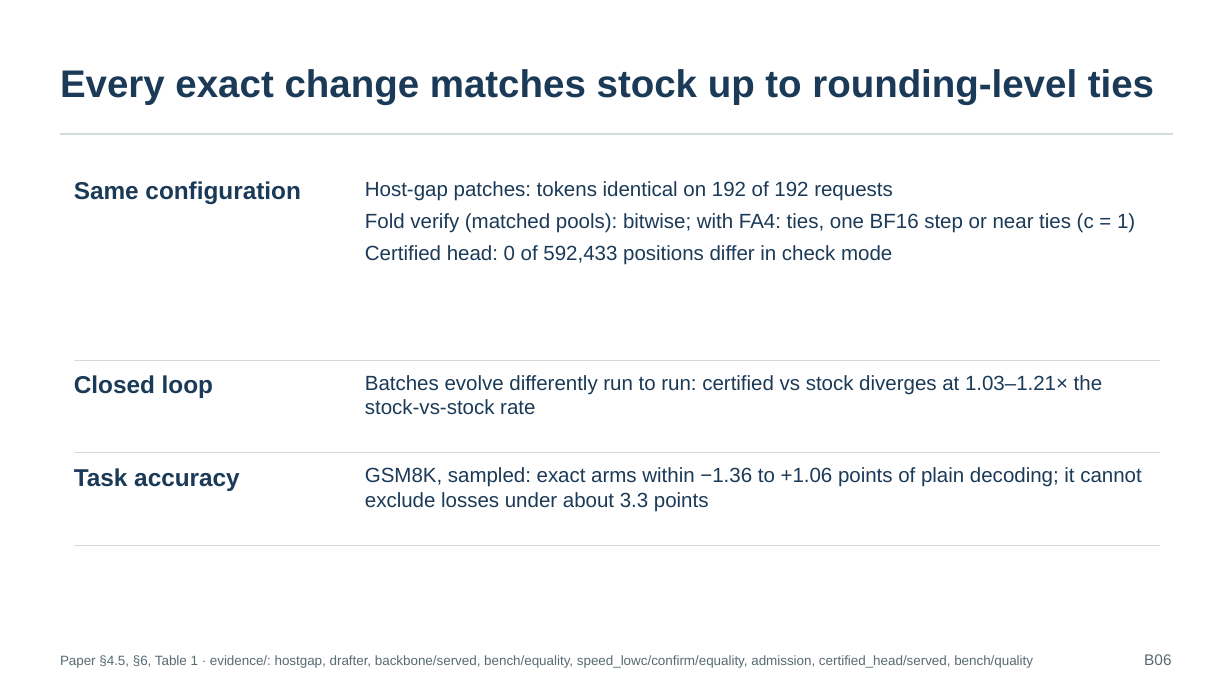
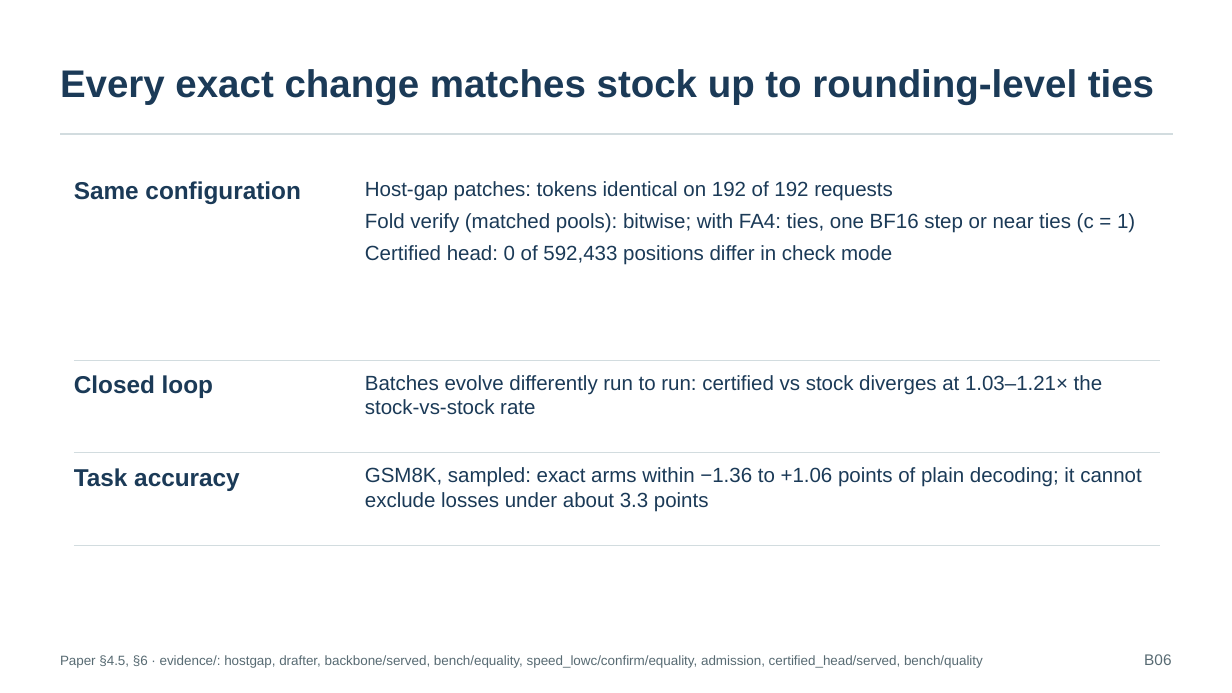
Before and after one commit to SamMausberg/verified-progress, a slide deck: slide 23 of presentation/verifier_paper_talk.pptx (slide 22 before the commit). Drawn at 1232x693 pixels with LibreOffice and Linux fonts; fonts in the diff are those of the drawing. Boxes give left, top, right and bottom in pixels: in the first picture for what was removed or moved away, otherwise in the second. Text is boxed around its words. In the diff, an @@ line names an element or a change of style, - is before the commit and + after.

```diff
--- a/presentation/verifier_paper_talk.pptx
+++ b/presentation/verifier_paper_talk.pptx
@@ text at [60, 655, 983, 668]: text changed @@
-Paper §4.5, §6, Table 1 · evidence/: hostgap, drafter, backbone/served, bench/equality, speed_lowc/confirm/equality, admission, certified_head/served, bench/quality
+Paper §4.5, §6 · evidence/: hostgap, drafter, backbone/served, bench/equality, speed_lowc/confirm/equality, admission, certified_head/served, bench/quality
```
Also in this commit, not shown: 27 other slides changed, 2 slides added, 2 slides removed, 3 other files.
